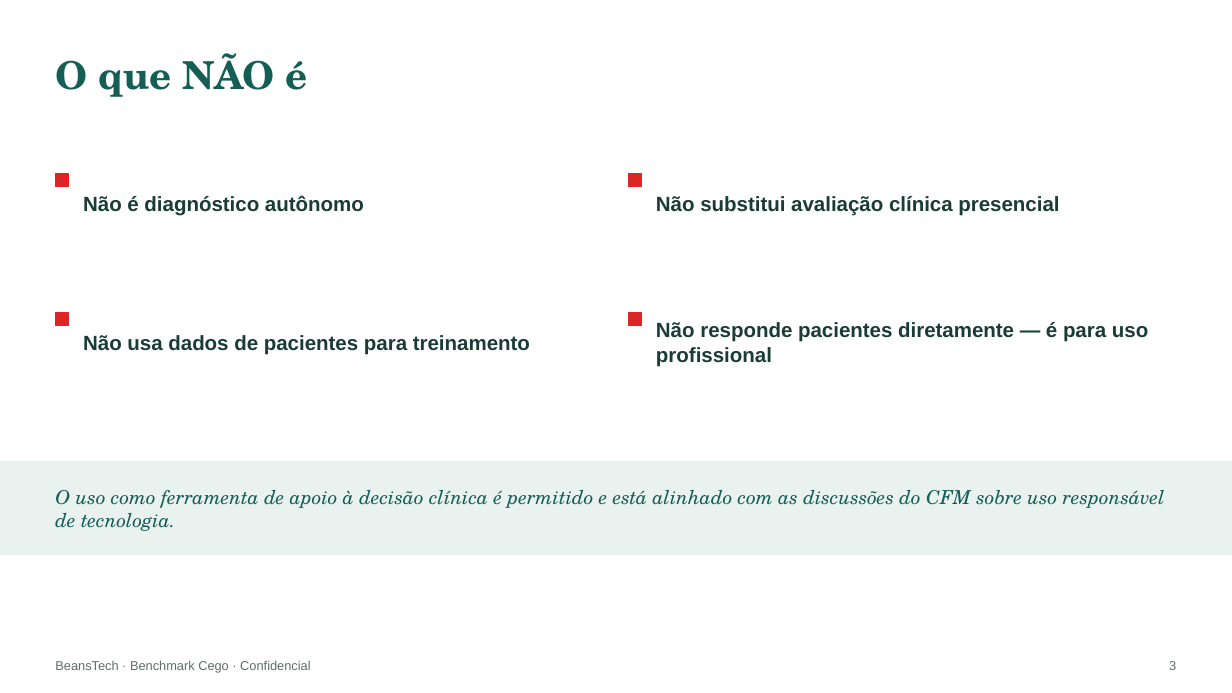
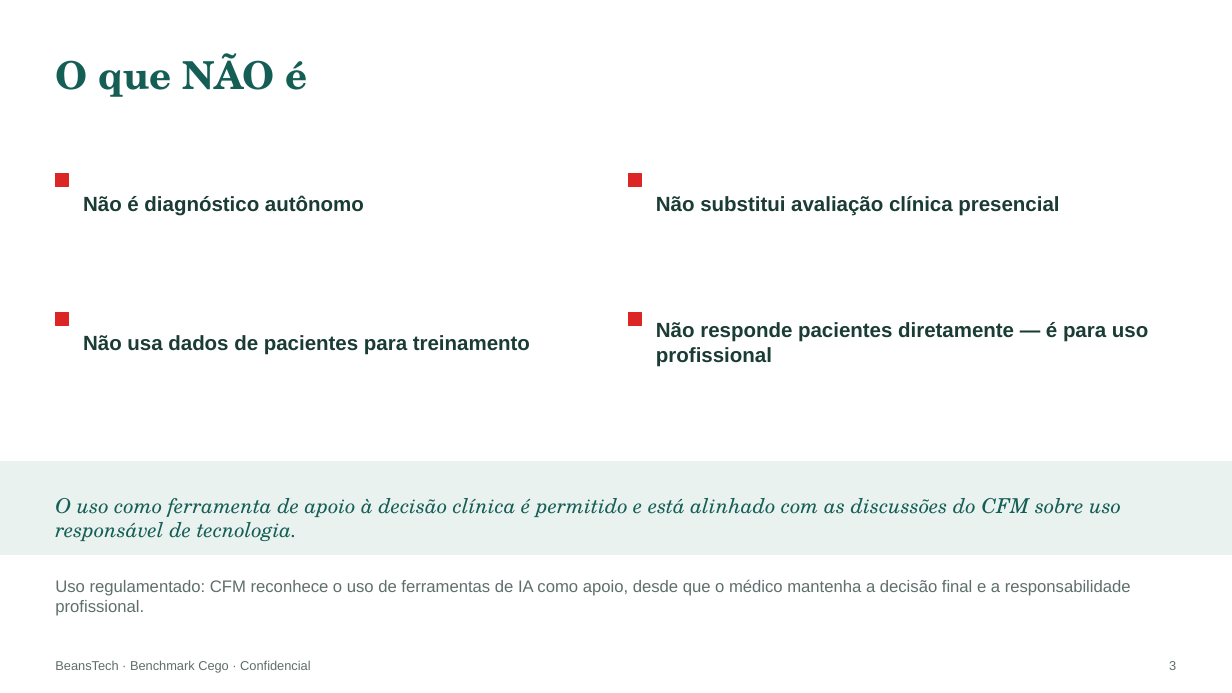
Before and after one commit to beanstechhub/healthtech-infra, a slide deck: slide 3 of apresentacoes/Benchmark_Cego_Medicos.pptx. Drawn at 1232x693 pixels with LibreOffice and Linux fonts; fonts in the diff are those of the drawing. Boxes give left, top, right and bottom in pixels: in the first picture for what was removed or moved away, otherwise in the second. Text is boxed around its words. In the diff, an @@ line names an element or a change of style, - is before the commit and + after.

```diff
--- a/apresentacoes/Benchmark_Cego_Medicos.pptx
+++ b/apresentacoes/Benchmark_Cego_Medicos.pptx
@@ text "O uso como ferramenta de ...": place and size @@
-text "O uso como ferramenta de ..." at [55,490,1165,531]
+text "O uso como ferramenta de ..." at [55,498,1121,541]
@@ text "O uso como ferramenta de ..." at [55,498,1121,541]: size 15 to 16 pt @@
@@ text added at [55,579,1131,616], 13 pt, text #5F6F6C @@
+Uso regulamentado: CFM reconhece o uso de ferramentas de IA como apoio, desde que o médico mantenha a decisão final e a responsabilidade profissional.
```
Also in this commit, not shown: 2 other slides changed, 7 other files.
